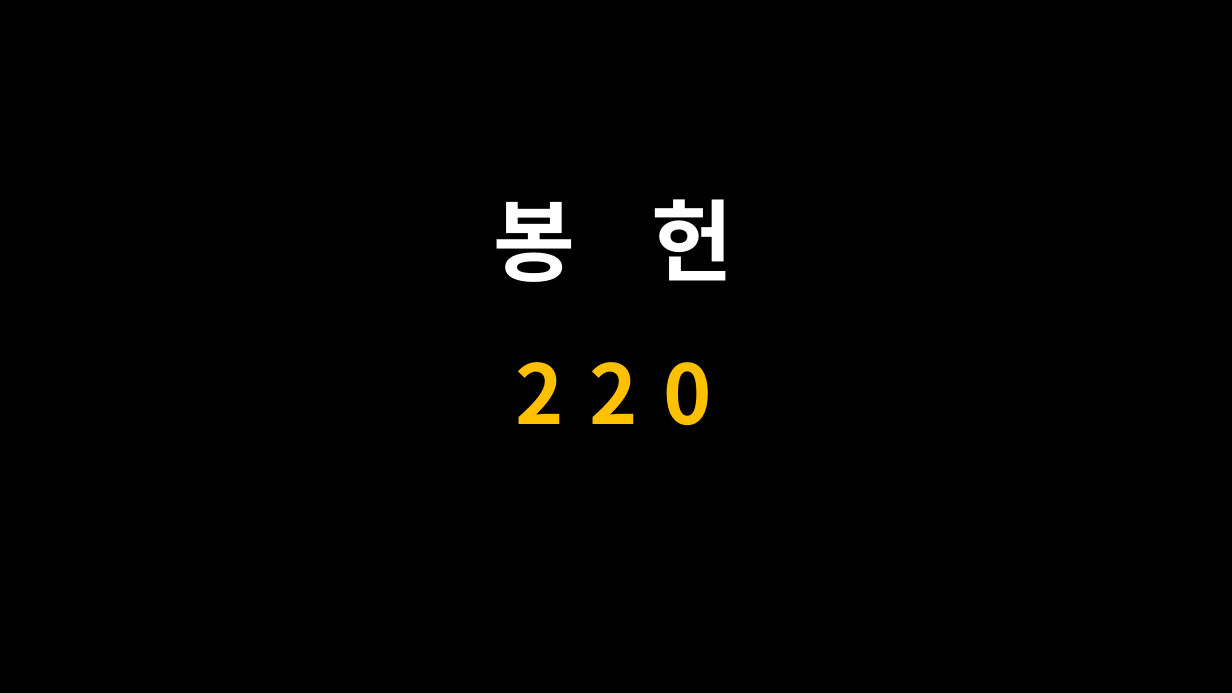
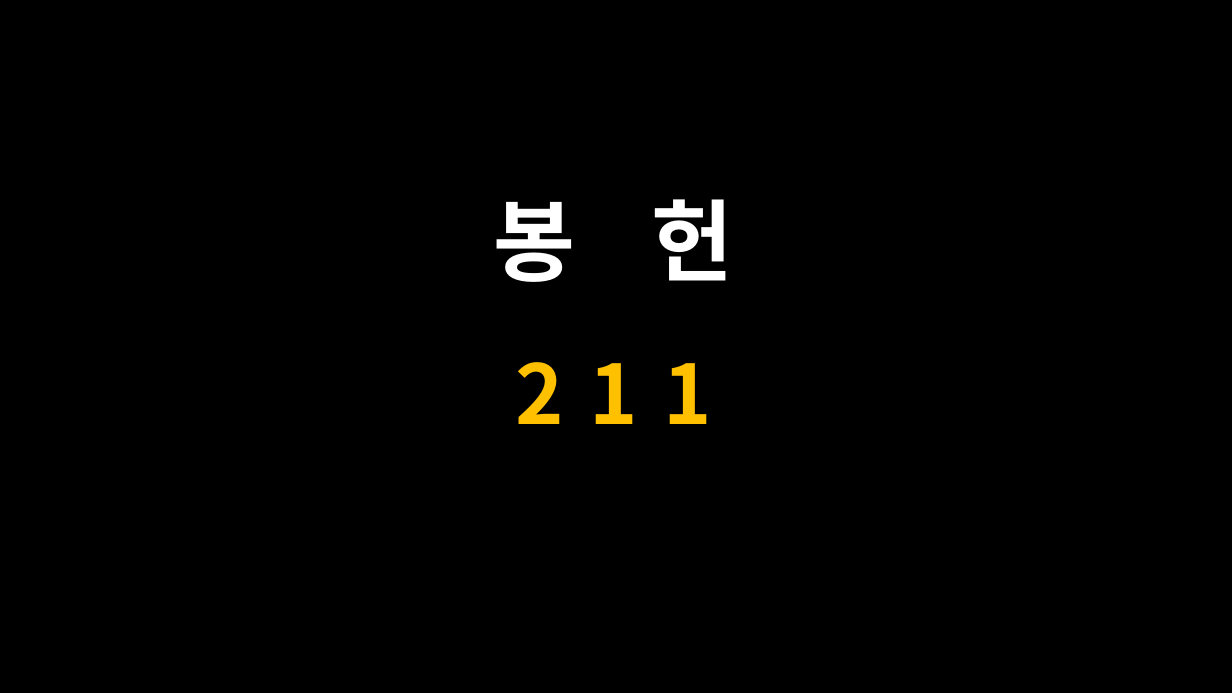
Before and after one commit to scottpark/missa_ppt, a slide deck: slide 80 of 20260726/20260726_연중 제17주일.pptx (slide 84 before the commit). Drawn at 1232x693 pixels with LibreOffice and Linux fonts; fonts in the diff are those of the drawing. Boxes give left, top, right and bottom in pixels: in the first picture for what was removed or moved away, otherwise in the second. Text is boxed around its words. In the diff, an @@ line names an element or a change of style, - is before the commit and + after.

```diff
--- a/20260726/20260726_연중 제17주일.pptx
+++ b/20260726/20260726_연중 제17주일.pptx
@@ text at bbox=[515, 362, 711, 424]: text changed @@
-220
+211
```
Also in this commit, not shown: 10 other slides changed, 20 slides added, 35 slides removed, 9 other files.
